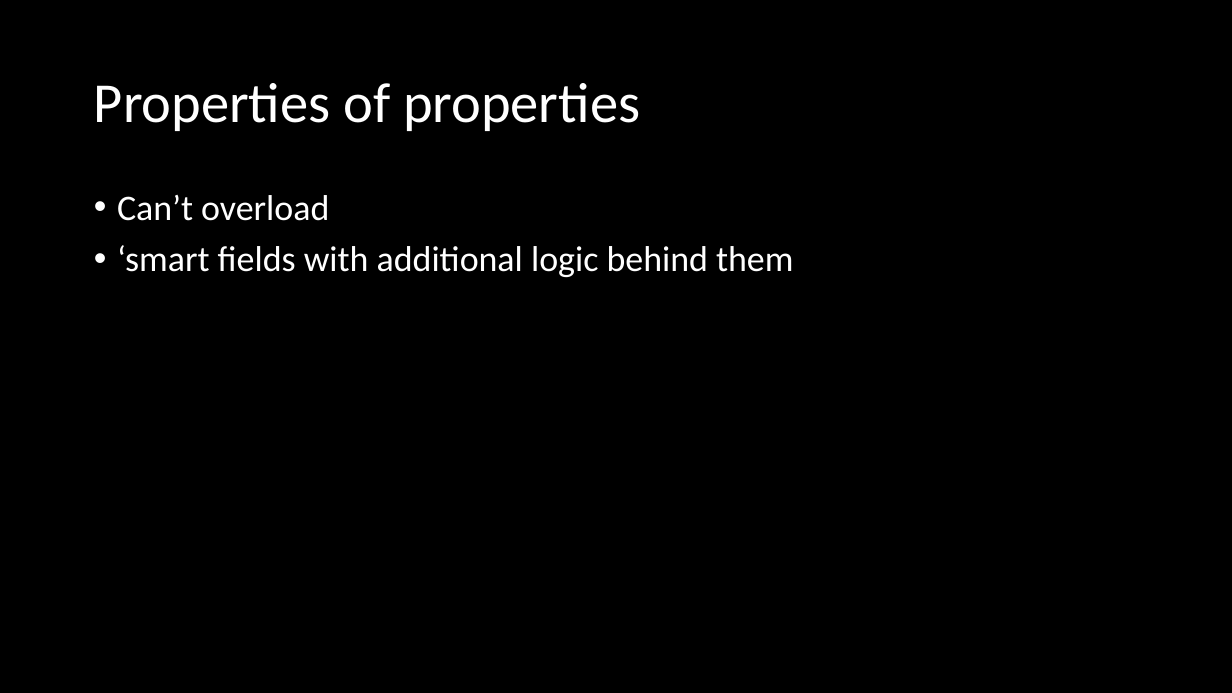
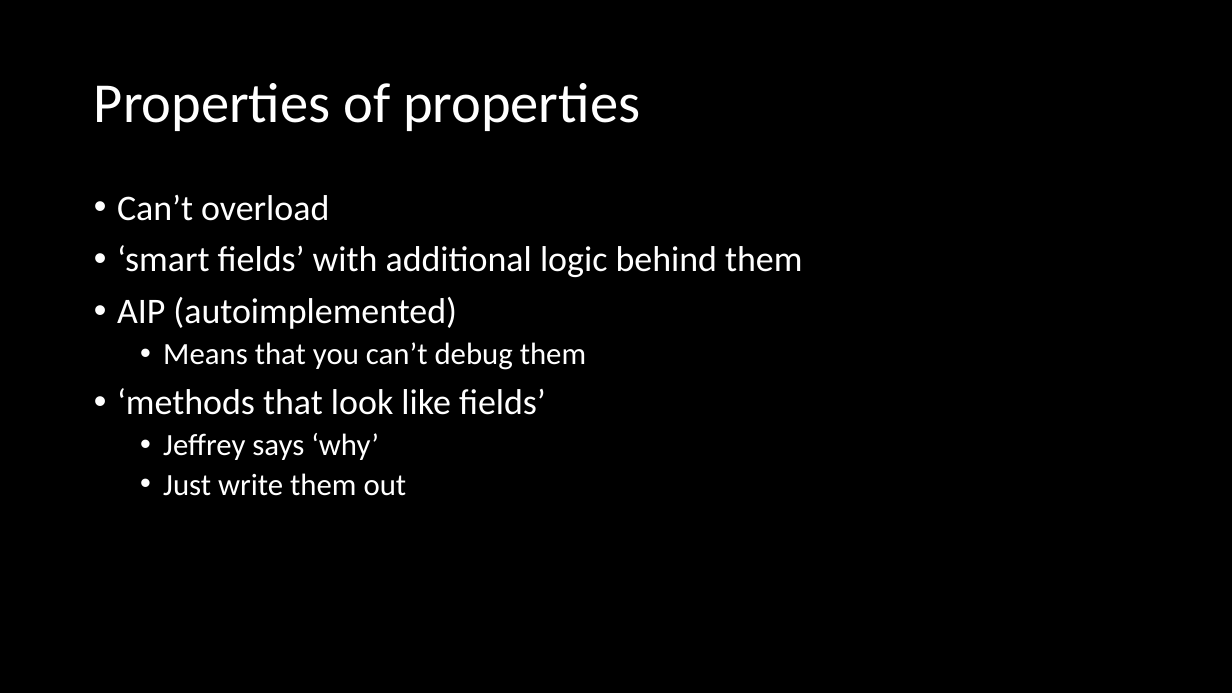
Before and after one commit to microsoft/Flash_University, a slide deck: slide 6 of CLR_via_CSharp/Chapter 10 - Properties/Properties.pptx. Drawn at 1232x693 pixels with LibreOffice and Linux fonts; fonts in the diff are those of the drawing. Boxes give left, top, right and bottom in pixels: in the first picture for what was removed or moved away, otherwise in the second. Text is boxed around its words. In the diff, an @@ line names an element or a change of style, - is before the commit and + after.

```diff
--- a/CLR_via_CSharp/Chapter 10 - Properties/Properties.pptx
+++ b/CLR_via_CSharp/Chapter 10 - Properties/Properties.pptx
@@ text at <box>117,245,802,496</box>: text changed @@
-• ‘smart fields with additional logic behind them
+• ‘smart fields’ with additional logic behind them
+• AIP (autoimplemented)
+  • Means that you can’t debug them
+• ‘methods that look like fields’
+  • Jeffrey says ‘why’
+  • Just write them out
```
Also in this commit, not shown: 1 slide added, 1 other file.
